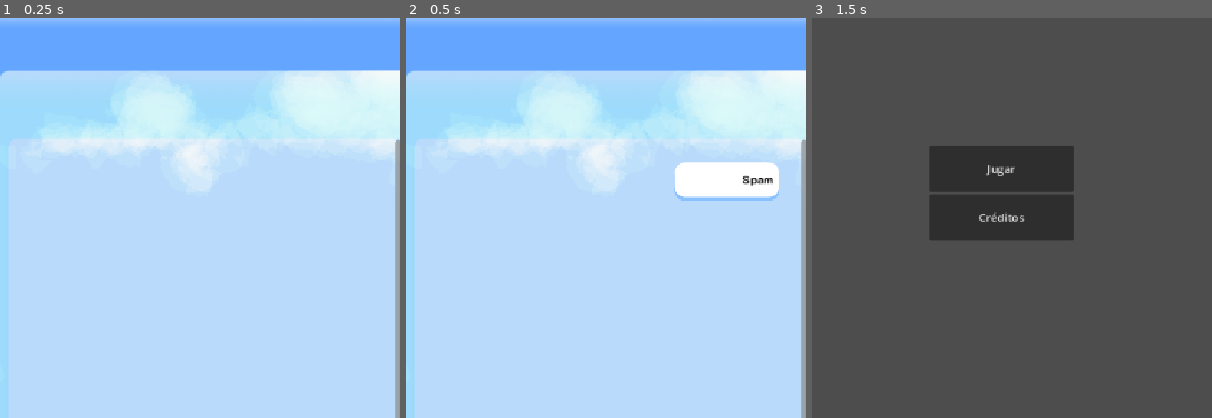
Above: before the commit, frames 1-3 (left to right).
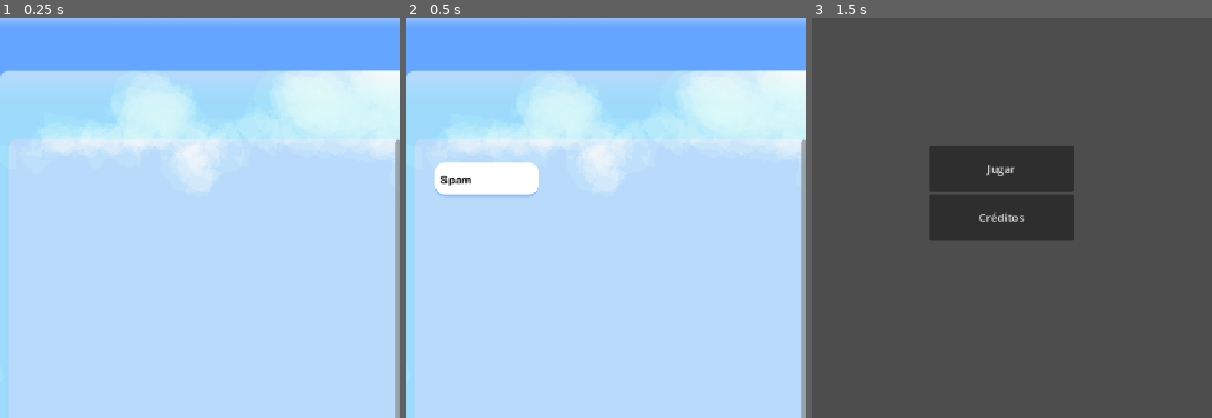
Above: after the commit, the same moments.

Repository: ParmindSane/WGJ2026
Game: Godot game, scene res://chatApp/chat.tscn
Same seed, same stepped clock (60 frames per second), same inputs: the game is played once before the commit and once after it.
Inputs (mouse positions are % of the whole screen's width and height, from its top left):
- Up to frame 1 (0.25 s): no input
- Up to frame 2 (0.5 s): no input
- Up to frame 3 (1.5 s): click (97, 3) at 1.25 s
The pictures show only the part of the screen within x 28-78%, y 0-50%; the shares and areas given below are measured in that part.

Frame 1 is identical in both runs. In frame 2, 4.6% of the frame differs, in the area x 7-94%, y 36-46%; in frame 3, nothing differs.

Commit message:
estilos de botones

Diff:
--- a/chatApp/chat.tscn
+++ b/chatApp/chat.tscn
@@ -6,11 +6,39 @@
 [ext_resource type="PackedScene" uid="uid://ddkfme812poeb" path="res://menu/menu.tscn" id="3_nst8m"]
 [ext_resource type="Script" uid="uid://dk566m5b23sak" path="res://popUps/pop_ups.gd" id="4_xuhkm"]
 [ext_resource type="AudioStream" uid="uid://l5y7cx8w64bh" path="res://chatApp/assets/sonidos/respuestas1.ogg" id="5_12a36"]
+[ext_resource type="FontFile" uid="uid://d32h8ohgycswi" path="res://menu/arialroundedmtbold.ttf" id="5_gl1uv"]
 [ext_resource type="PackedScene" uid="uid://bnkga81bkstr8" path="res://popUps/pop_up.tscn" id="5_njpkb"]
+[ext_resource type="StyleBox" uid="uid://chjpoeywys4f0" path="res://mensajes/mensajeEnviado.tres" id="5_q37u3"]
 [ext_resource type="AudioStream" uid="uid://b4k6yf2k8x4o" path="res://chatApp/assets/sonidos/respuestas2.ogg" id="6_q37u3"]
 [ext_resource type="Texture2D" uid="uid://iqltbef7noh0" path="res://chatApp/assets/imagenes/UI-botoncerrar.png" id="7_j22gf"]
 [ext_resource type="Texture2D" uid="uid://bg8hig3poju2o" path="res://chatApp/assets/imagenes/UI-botoncerrar2.png" id="8_auibd"]
 [ext_resource type="AudioStream" uid="uid://4dxj2qorvrb6" path="res://chatApp/assets/sonidos/respuestas4.ogg" id="8_yebcd"]
+
+[sub_resource type="StyleBoxFlat" id="StyleBoxFlat_12a36"]
+content_margin_left = 8.0
+content_margin_top = 8.0
+content_margin_right = 8.0
+content_margin_bottom = 8.0
+bg_color = Color(0.24639995, 0.6, 0.192, 1)
+border_width_bottom = 4
+border_color = Color(0.267, 0.729, 0.188, 1)
+corner_radius_top_left = 15
+corner_radius_top_right = 15
+corner_radius_bottom_right = 15
+corner_radius_bottom_left = 15
+
+[sub_resource type="StyleBoxFlat" id="StyleBoxFlat_q37u3"]
+content_margin_left = 8.0
+content_margin_top = 8.0
+content_margin_right = 8.0
+content_margin_bottom = 8.0
+bg_color = Color(0.41066658, 1, 0.32, 1)
+border_width_bottom = 4
+border_color = Color(0.267, 0.729, 0.188, 1)
+corner_radius_top_left = 15
+corner_radius_top_right = 15
+corner_radius_bottom_right = 15
+corner_radius_bottom_left = 15
 
 [sub_resource type="AudioStreamRandomizer" id="AudioStreamRandomizer_12a36"]
 playback_mode = 2
@@ -99,12 +127,33 @@
 [node name="Yes" type="Button" parent="chat1/Opciones" unique_id=1028435532]
 layout_mode = 2
 size_flags_vertical = 3
+theme_override_colors/font_color = Color(0, 0, 0, 1)
+theme_override_colors/font_focus_color = Color(0, 0, 0, 1)
+theme_override_colors/font_pressed_color = Color(0, 0, 0, 1)
+theme_override_colors/font_hover_color = Color(0, 0, 0, 1)
+theme_override_colors/font_hover_pressed_color = Color(0, 0, 0, 1)
+theme_override_colors/font_disabled_color = Color(0, 0, 0, 1)
+theme_override_fonts/font = ExtResource("5_gl1uv")
+theme_override_styles/normal = ExtResource("5_q37u3")
+theme_override_styles/pressed = SubResource("StyleBoxFlat_12a36")
+theme_override_styles/hover = SubResource("StyleBoxFlat_q37u3")
 text = "opcion 1"
 
-[node name="Nou" type="Button" parent="chat1/Opciones" unique_id=782807637]
-layout_mode = 2
-size_flags_vertical = 3
-text = "opcion 2"
+[node name="Nou" type="Button" parent="chat1/Opciones" unique_id=1605746185]
+layout_mode = 2
+size_flags_vertical = 3
+theme_override_colors/font_color = Color(0, 0, 0, 1)
+theme_override_colors/font_focus_color = Color(0, 0, 0, 1)
+theme_override_colors/font_pressed_color = Color(0, 0, 0, 1)
+theme_override_colors/font_hover_color = Color(0, 0, 0, 1)
+theme_override_colors/font_hover_pressed_color = Color(0, 0, 0, 1)
+theme_override_colors/font_disabled_color = Color(0, 0, 0, 1)
+theme_override_fonts/font = ExtResource("5_gl1uv")
+theme_override_styles/normal = ExtResource("5_q37u3")
+theme_override_styles/pressed = SubResource("StyleBoxFlat_12a36")
+theme_override_styles/hover = SubResource("StyleBoxFlat_q37u3")
+theme_override_styles/disabled = ExtResource("5_q37u3")
+text = "opcion 1"
 
 [node name="AudioStreamPlayer" type="AudioStreamPlayer" parent="chat1/Opciones" unique_id=1634630468]
 stream = SubResource("AudioStreamRandomizer_12a36")
@@ -161,11 +210,6 @@
 offset_right = 778.6667
 offset_bottom = 677.3334
 nivel = 2
-
-[node name="ColorRect" type="ColorRect" parent="chat1/PopUps" unique_id=1026902658]
-visible = false
-offset_right = 40.0
-offset_bottom = 40.0
 
 [node name="Cerrar" type="TextureButton" parent="." unique_id=288613811]
 offset_left = 1080.0
--- a/mensajes/mensaje.gd
+++ b/mensajes/mensaje.gd
@@ -4,15 +4,13 @@
 @export var derecha := true
 @export var label: Label
 
+var estilo := preload("res://mensajes/mensajeEnviado.tres")
+
 func setData(_texto: String, _derecha: bool):
 	label.text = _texto
 
 	derecha = _derecha
 	if derecha:
-		size_flags_horizontal = Control.SIZE_SHRINK_BEGIN
-		label.horizontal_alignment = HORIZONTAL_ALIGNMENT_LEFT
-
-		var estilo = get_theme_stylebox("panel").duplicate()
-		estilo.bg_color = Color(0.361, 0.863, 0.278)
-		estilo.shadow_color = Color(0.267, 0.729, 0.188)
+		size_flags_horizontal = Control.SIZE_SHRINK_END
+		label.horizontal_alignment = HORIZONTAL_ALIGNMENT_RIGHT
 		add_theme_stylebox_override("panel", estilo)
--- a/mensajes/mensaje.tscn
+++ b/mensajes/mensaje.tscn
@@ -1,7 +1,7 @@
 [gd_scene format=3 uid="uid://cvuhx2fgwq61k"]
 
 [ext_resource type="Script" uid="uid://byyfn452p5fbv" path="res://mensajes/mensaje.gd" id="1_6q5bo"]
-[ext_resource type="StyleBox" uid="uid://cmyxydyiioejq" path="res://mensajes/mensajeEnviado.tres" id="1_uuh8o"]
+[ext_resource type="StyleBox" uid="uid://cmyxydyiioejq" path="res://mensajes/mensajeRecibido.tres" id="1_uuh8o"]
 [ext_resource type="FontFile" uid="uid://d32h8ohgycswi" path="res://menu/arialroundedmtbold.ttf" id="3_qifni"]
 [ext_resource type="AudioStream" uid="uid://cyof5oqseq3pc" path="res://chatApp/assets/sonidos/mensajechat.ogg" id="3_tqpjn"]
 
@@ -13,7 +13,7 @@
 custom_minimum_size = Vector2(150, 50)
 offset_right = 150.0
 offset_bottom = 50.0
-size_flags_horizontal = 8
+size_flags_horizontal = 0
 theme_override_styles/panel = ExtResource("1_uuh8o")
 script = ExtResource("1_6q5bo")
 label = NodePath("Label")
@@ -22,7 +22,6 @@
 layout_mode = 2
 text = "mensaje (?"
 label_settings = SubResource("LabelSettings_tqpjn")
-horizontal_alignment = 2
 vertical_alignment = 1
 
 [node name="AudioStreamPlayer" type="AudioStreamPlayer" parent="." unique_id=167585002]
--- a/mensajes/mensajeEnviado.tres
+++ b/mensajes/mensajeEnviado.tres
@@ -1,15 +1,14 @@
-[gd_resource type="StyleBoxFlat" format=3 uid="uid://cmyxydyiioejq"]
+[gd_resource type="StyleBoxFlat" format=3 uid="uid://chjpoeywys4f0"]
 
 [resource]
 content_margin_left = 8.0
 content_margin_top = 8.0
 content_margin_right = 8.0
 content_margin_bottom = 8.0
-bg_color = Color(1, 1, 1, 1)
+bg_color = Color(0.361, 0.863, 0.278, 1)
+border_width_bottom = 4
+border_color = Color(0.267, 0.729, 0.188, 1)
 corner_radius_top_left = 15
 corner_radius_top_right = 15
 corner_radius_bottom_right = 15
 corner_radius_bottom_left = 15
-shadow_color = Color(0.537, 0.757, 1, 1)
-shadow_size = 1
-shadow_offset = Vector2(0, 5)
--- /dev/null
+++ b/mensajes/mensajeRecibido.tres
@@ -0,0 +1,14 @@
+[gd_resource type="StyleBoxFlat" format=3 uid="uid://cmyxydyiioejq"]
+
+[resource]
+content_margin_left = 8.0
+content_margin_top = 8.0
+content_margin_right = 8.0
+content_margin_bottom = 8.0
+bg_color = Color(1, 1, 1, 1)
+border_width_bottom = 4
+border_color = Color(0.5372549, 0.75686276, 1, 1)
+corner_radius_top_left = 15
+corner_radius_top_right = 15
+corner_radius_bottom_right = 15
+corner_radius_bottom_left = 15
--- a/popUps/pop_ups.gd
+++ b/popUps/pop_ups.gd
@@ -22,9 +22,6 @@
 					return false)
 			)
 
-	var p: PopUp = popupsPorNivel[0][0]
-	$ColorRect.position = p.selfSize/2
-	$ColorRect.size = p.spawnArea
 
 func dijoNo(_tanda: int):
 	if _tanda != tanda:
